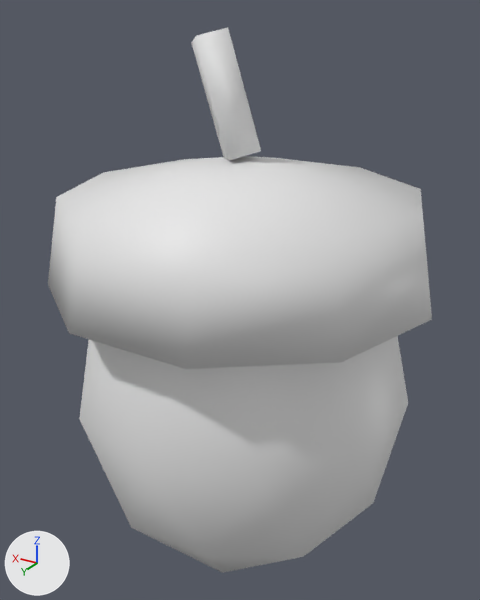
Renders of the glTF model assets/models/items/acorn.glb from each side of a commit.
Before and after are seen from a camera (50 mm lens) standing at (-0.0916, 0.154, 0.1549) and looking at (0.0019, -0.0019, 0.077). Lighting does not change. The marker at lower left points along +X, +Y and +Z. The first picture is the older version.

Objects in the first picture: 'acorn_v0'.
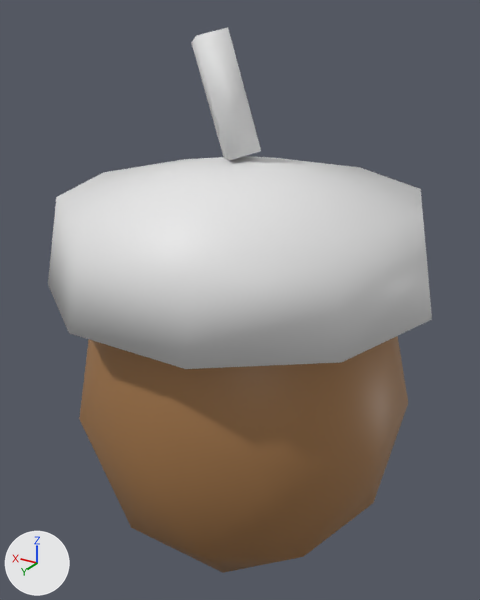
Changed parts and their boxes [x1, y1, x2, y2] in the pictures (480 x 600 px):
part 1 of me_acorn_v0, recoloured (white to brown)
    both: [79, 336, 408, 573]

Patch to the scene script:
```diff
--- a/assets/models/items/acorn.glb.py
+++ b/assets/models/items/acorn.glb.py
@@ me_acorn_v0 @@
 me_acorn_v0.from_pydata(...)  # 72 vertices, 132 faces; spans x -0.055..0.055, y -0.052..0.052, z -0.01..0.152
 # used by ob_acorn_v0; location = (0.0, 0.0, 0.0)
+# me_acorn_v0 part 1: 80 faces centred in x -0.047..0.047, y -0.044..0.044, z -0.004..0.104 are repainted in the vertex colours; the middle colour goes from white #ffffff to brown #b08050
 me_acorn_v0.materials.append(mat_prop_planks)
```
